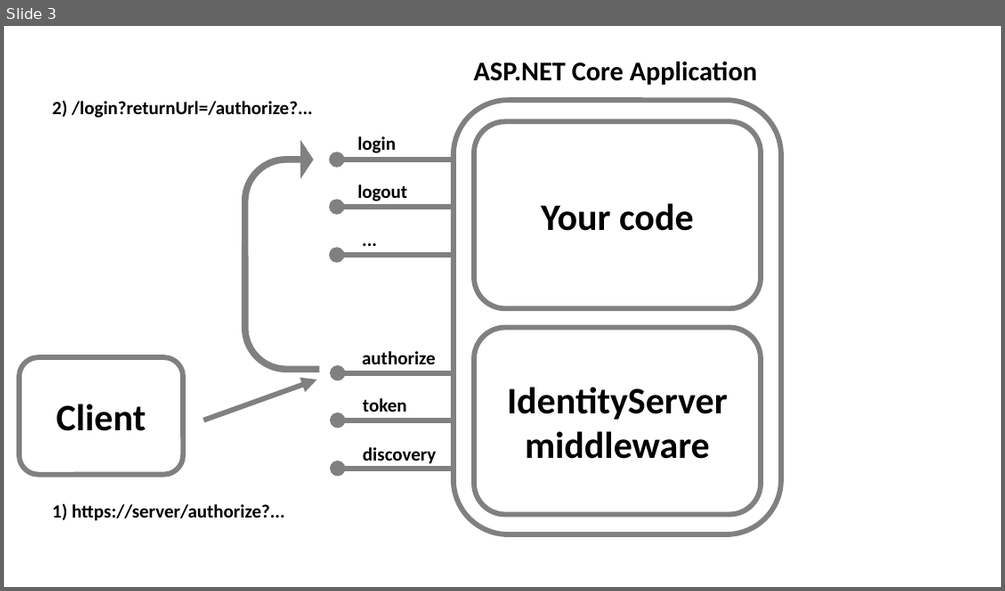
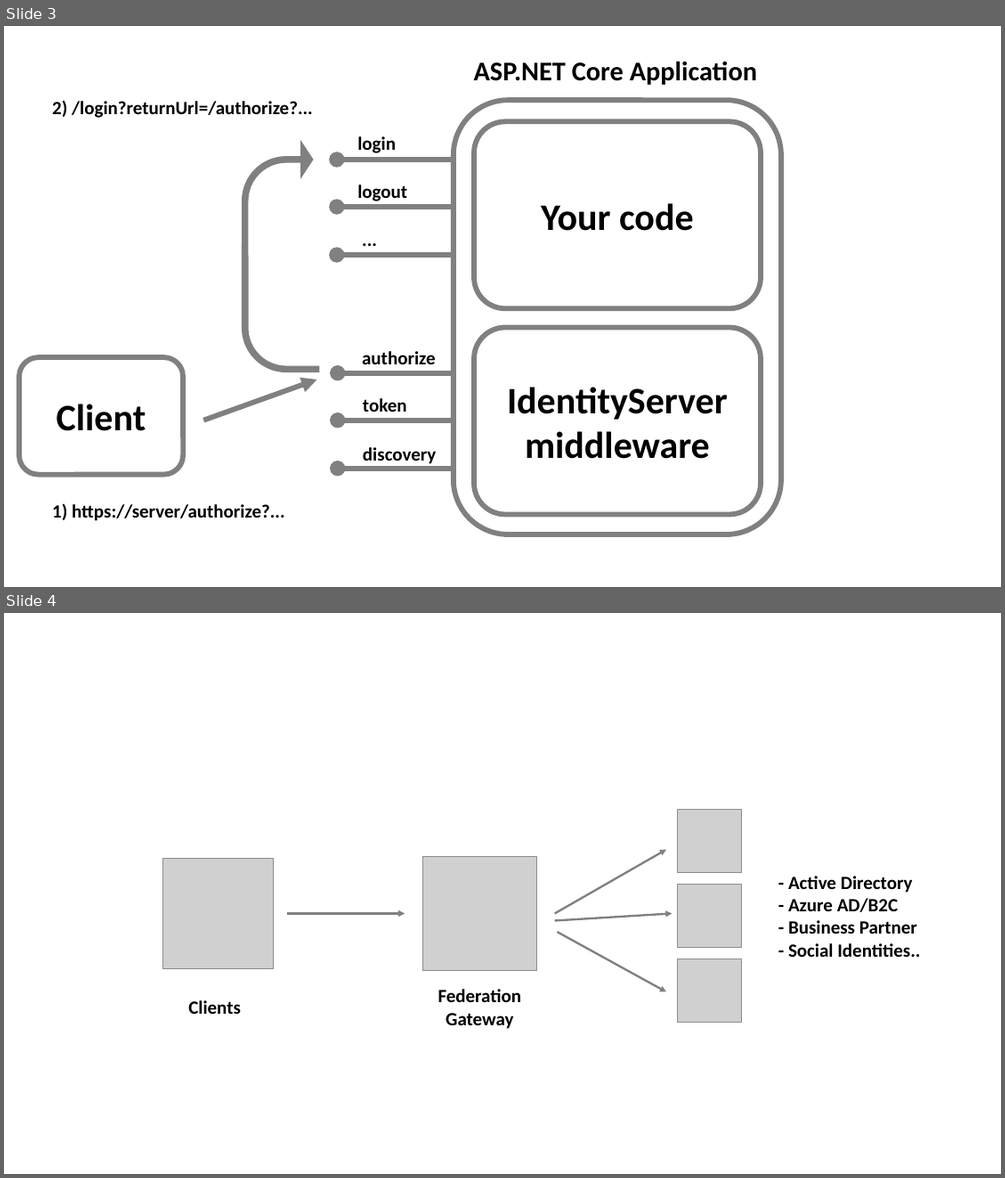
Before and after one commit to IdentityServer/IdentityServer4, a slide deck: docs/identityserver docs figures.pptx. Shown one above the other, each under a label of ours: slide 3 before the commit, slides 3 and 4 after it. The pictures are 1005x591 and 1005x1178 pixels, drawn with LibreOffice and Linux fonts; fonts in the diff are those of the drawing; grey boxes stand for pictures. Boxes give left, top, right and bottom in pixels: in the first picture for what was removed or moved away, otherwise in the second. Text is boxed around its words. In the diff, an @@ line names an element or a change of style, - is before the commit and + after.

Commit message:
Add docs about federation gateway

```diff
--- a/docs/identityserver docs figures.pptx
+++ b/docs/identityserver docs figures.pptx
@@ slide 4 added at [4, 613, 1001, 1174], background #FFFFFF @@
@@ picture added at [678, 809, 741, 873] @@
@@ arrow added from (555, 914) to (666, 850), #808080 2 pt @@
@@ picture added at [162, 859, 273, 969] @@
@@ picture added at [423, 856, 537, 971] @@
@@ text added at [788, 876, 920, 957], 18 pt, text #000000, bold @@
+- Active Directory
+- Azure AD/B2C
+- Business Partner
+- Social Identities..
@@ picture added at [678, 884, 741, 948] @@
@@ arrow added from (287, 914) to (404, 914), #808080 2 pt @@
@@ arrow added from (555, 920) to (672, 914), #808080 2 pt @@
@@ arrow added from (558, 932) to (666, 992), #808080 2 pt @@
@@ picture added at [678, 958, 741, 1022] @@
@@ text added at [188, 1000, 241, 1013], 18 pt, text #000000, bold @@
+Clients
@@ text added at [438, 989, 522, 1029], 18 pt, text #000000, bold @@
+Federation
+Gateway
```
Also in this commit, not shown: 4 other files.
